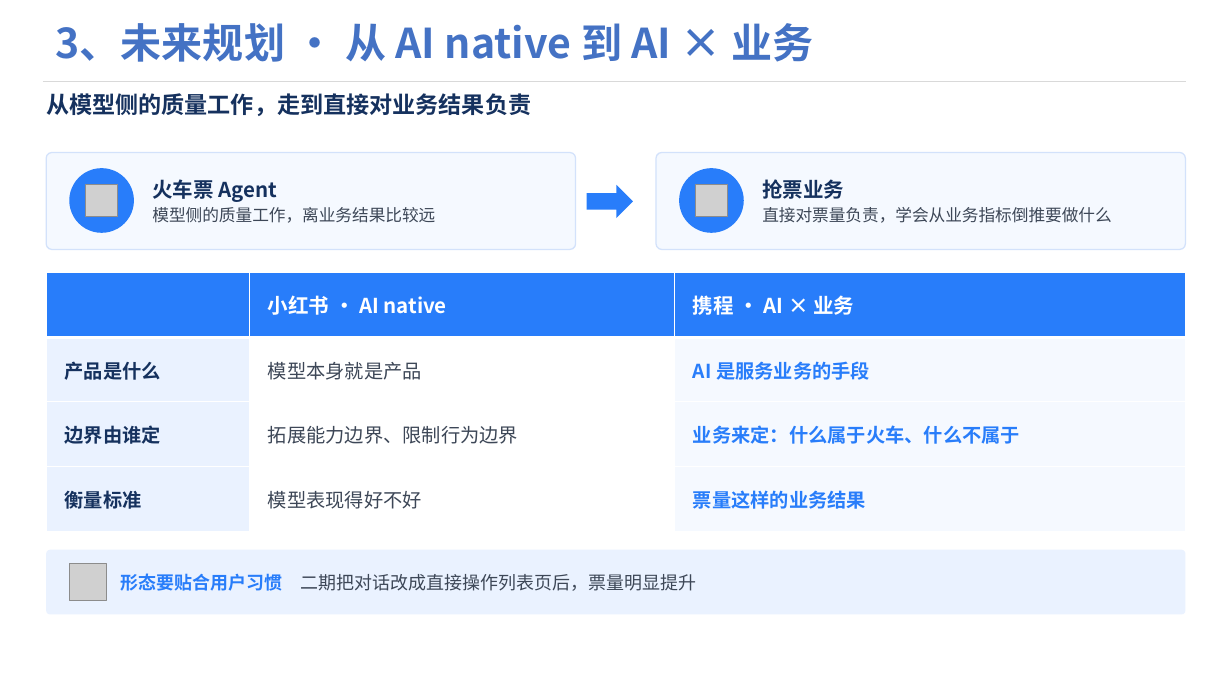
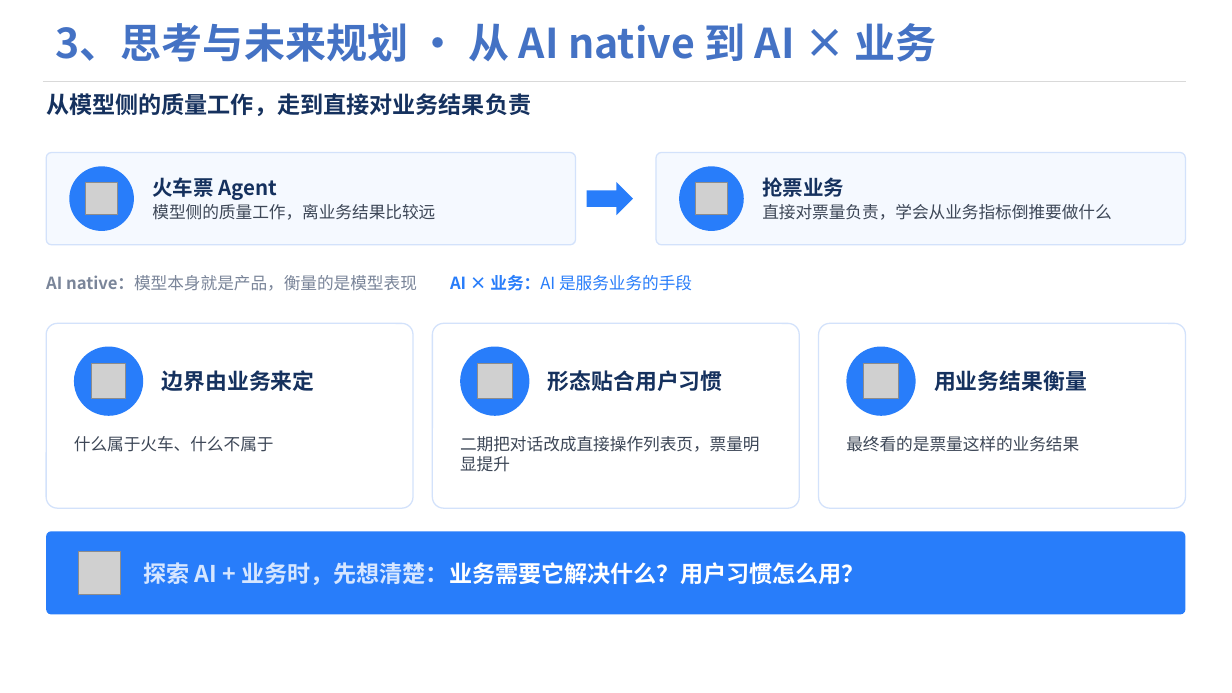
Before and after one commit to Wennie006/AI-myself, a slide deck: slide 10 of 答辩PPT.pptx. Drawn at 1232x693 pixels with LibreOffice and Linux fonts; fonts in the diff are those of the drawing; grey boxes stand for pictures; background and template pictures are left out. Boxes give left, top, right and bottom in pixels: in the first picture for what was removed or moved away, otherwise in the second. Text is boxed around its words. In the diff, an @@ line names an element or a change of style, - is before the commit and + after.

```diff
--- a/答辩PPT.pptx
+++ b/答辩PPT.pptx
@@ text at box(55, 23, 937, 62): text changed @@
-3、未来规划 · 从 AI native 到 AI × 业务
+3、思考与未来规划 · 从 AI native 到 AI × 业务
@@ rounded rectangle: place and size @@
-rounded rectangle at box(46, 152, 576, 250)
+rounded rectangle at box(46, 152, 576, 245)
@@ rounded rectangle: place and size @@
-rounded rectangle at box(656, 152, 1186, 250)
+rounded rectangle at box(656, 152, 1186, 245)
@@ table removed at box(46, 273, 1186, 531), 4 rows, 3 columns @@
- | 小红书 · AI native | 携程 · AI × 业务
-产品是什么 | 模型本身就是产品 | AI 是服务业务的手段
-边界由谁定 | 拓展能力边界、限制行为边界 | 业务来定：什么属于火车、什么不属于
-衡量标准 | 模型表现得好不好 | 票量这样的业务结果
@@ text added at box(46, 275, 692, 291), 13 pt, text #7A8599 @@
+AI native：模型本身就是产品，衡量的是模型表现 AI × 业务：AI 是服务业务的手段
@@ rounded rectangle added at box(46, 323, 413, 508), fill #FFFFFF, outline #D3E2FB 1 pt @@
@@ rounded rectangle added at box(433, 323, 799, 508), fill #FFFFFF, outline #D3E2FB 1 pt @@
@@ rounded rectangle added at box(819, 323, 1186, 508), fill #FFFFFF, outline #D3E2FB 1 pt @@
@@ ellipse added at box(74, 347, 143, 416), fill #287DFA @@
@@ ellipse added at box(460, 347, 530, 416), fill #287DFA @@
@@ ellipse added at box(847, 347, 916, 416), fill #287DFA @@
@@ picture added at box(91, 364, 127, 399) @@
@@ text added at box(162, 370, 315, 391), 17 pt, text #15315E, bold @@
+边界由业务来定
@@ picture added at box(478, 364, 513, 399) @@
@@ text added at box(548, 370, 723, 391), 17 pt, text #15315E, bold @@
+形态贴合用户习惯
@@ picture added at box(864, 364, 899, 399) @@
@@ text added at box(934, 370, 1087, 391), 17 pt, text #15315E, bold @@
+用业务结果衡量
@@ text added at box(74, 436, 274, 452), 13 pt, text #3D4757 @@
+什么属于火车、什么不属于
@@ text at box(460, 436, 760, 472): text changed; size 14 to 13 pt @@
-形态要贴合用户习惯 二期把对话改成直接操作列表页后，票量明显提升
+二期把对话改成直接操作列表页，票量明显提升
@@ text "二期把对话改成直接操作列表页，票量明显提升" at box(460, 436, 760, 472): vertical alignment middle to top @@
@@ text added at box(846, 436, 1079, 452), 13 pt, text #3D4757 @@
+最终看的是票量这样的业务结果
@@ rounded rectangle: place and size @@
-rounded rectangle at box(46, 550, 1186, 615)
+rounded rectangle at box(46, 531, 1186, 615)
@@ rounded rectangle at box(46, 531, 1186, 615): fill #EAF2FF to #287DFA @@
@@ picture removed at box(69, 564, 106, 601) @@
@@ picture added at box(79, 552, 121, 594) @@
@@ text added at box(143, 562, 865, 585), 18 pt, text #FFFFFF, bold @@
+探索 AI + 业务时，先想清楚：业务需要它解决什么？用户习惯怎么用？
```
Also in this commit, not shown: 1 other file.
